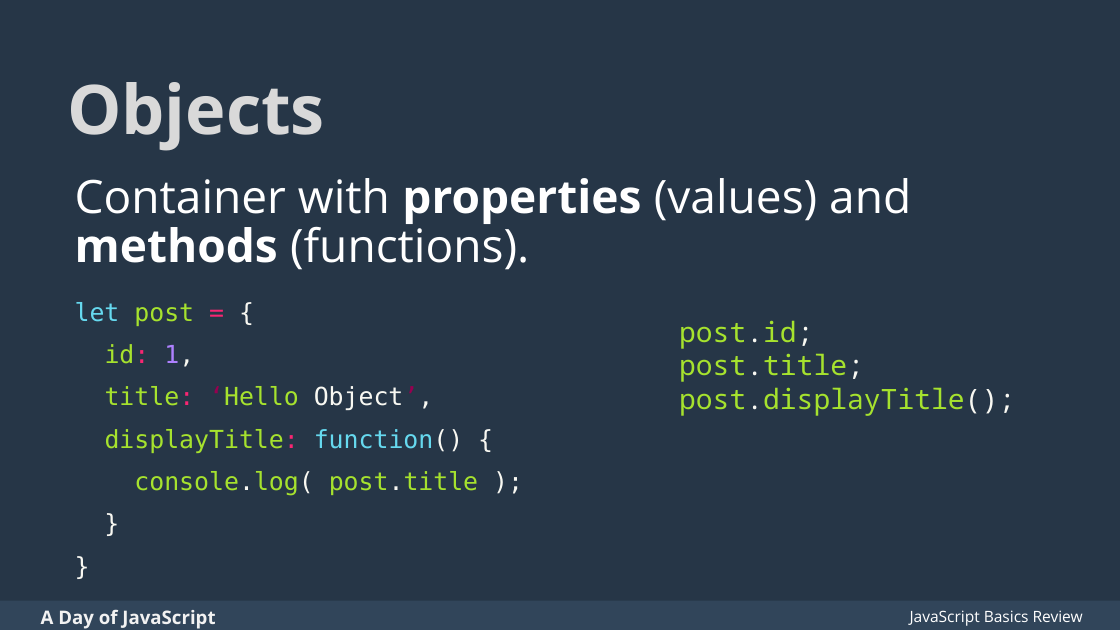
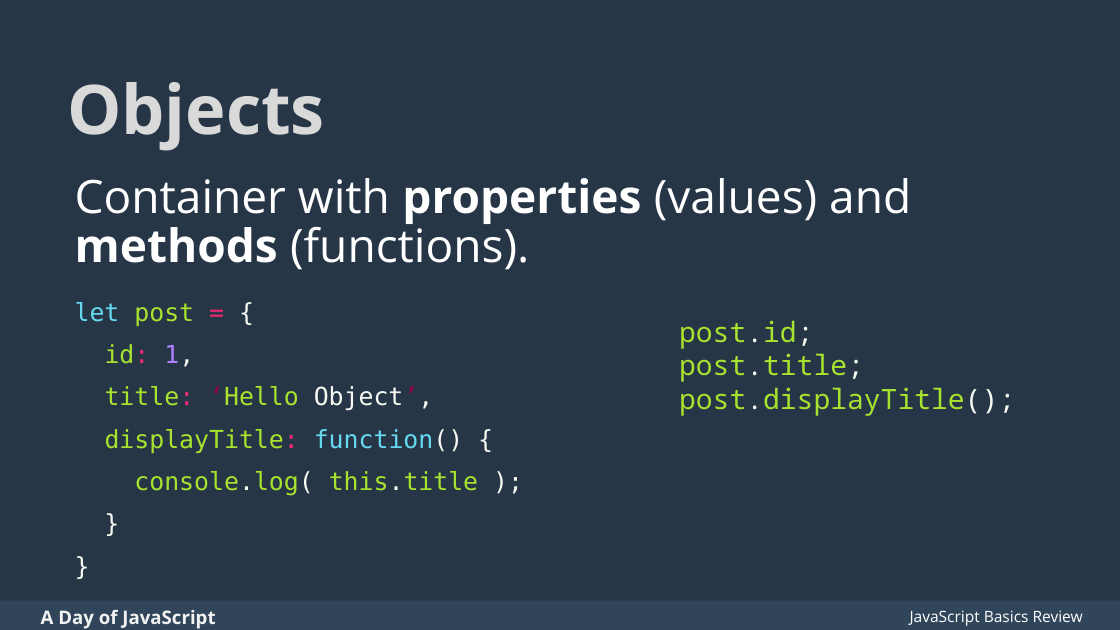
Before and after one commit to zgordon/a-day-of-javascript, a slide deck: slide 37 of A Day of JavaScript Slides.pptx. Drawn at 1120x630 pixels with LibreOffice and Linux fonts; fonts in the diff are those of the drawing. Boxes give left, top, right and bottom in pixels: in the first picture for what was removed or moved away, otherwise in the second. Text is boxed around its words. In the diff, an @@ line names an element or a change of style, - is before the commit and + after.

```diff
--- a/A Day of JavaScript Slides.pptx
+++ b/A Day of JavaScript Slides.pptx
@@ text at (134, 471, 478, 496): text changed @@
-console.log( post.title );
+console.log( this.title );
```
Also in this commit, not shown: 7 other slides changed, 15 other files.
